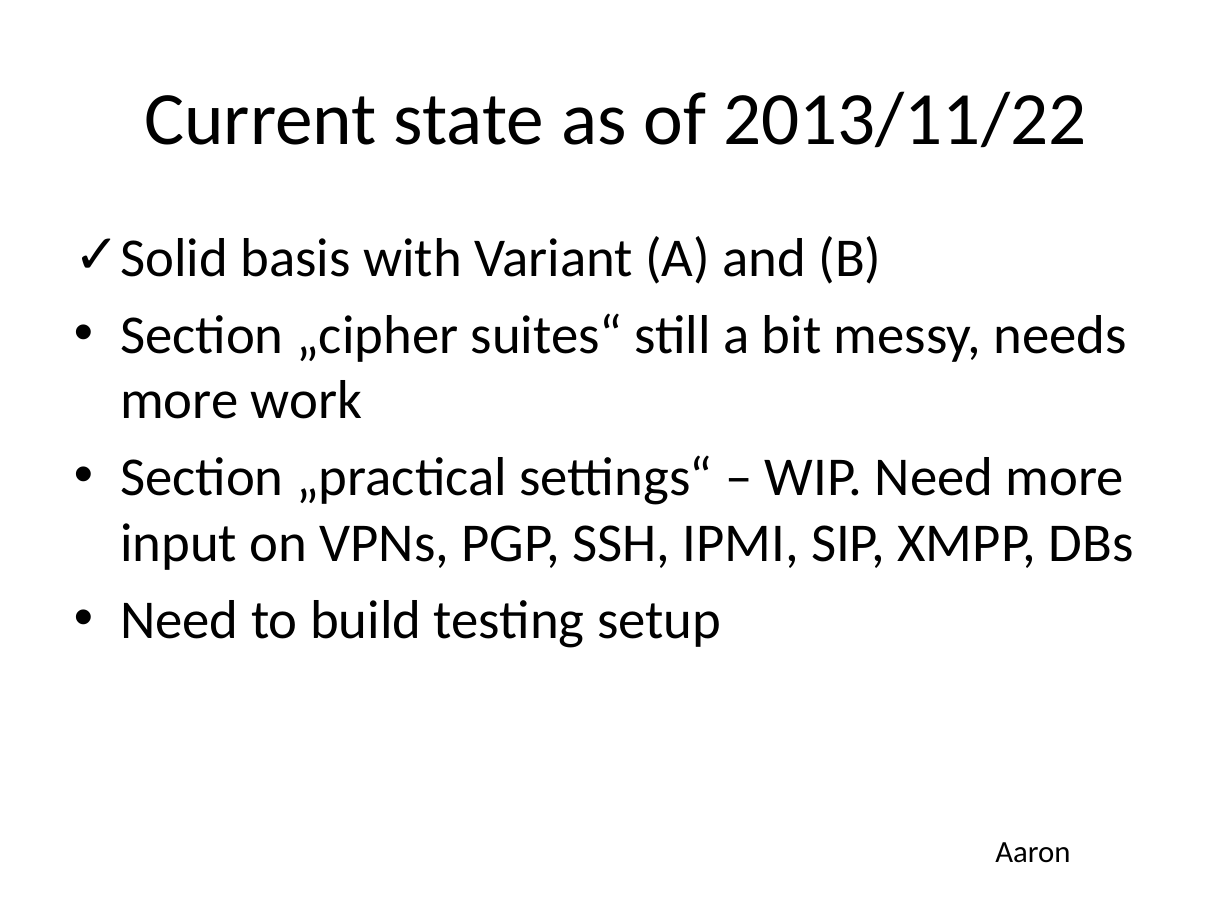
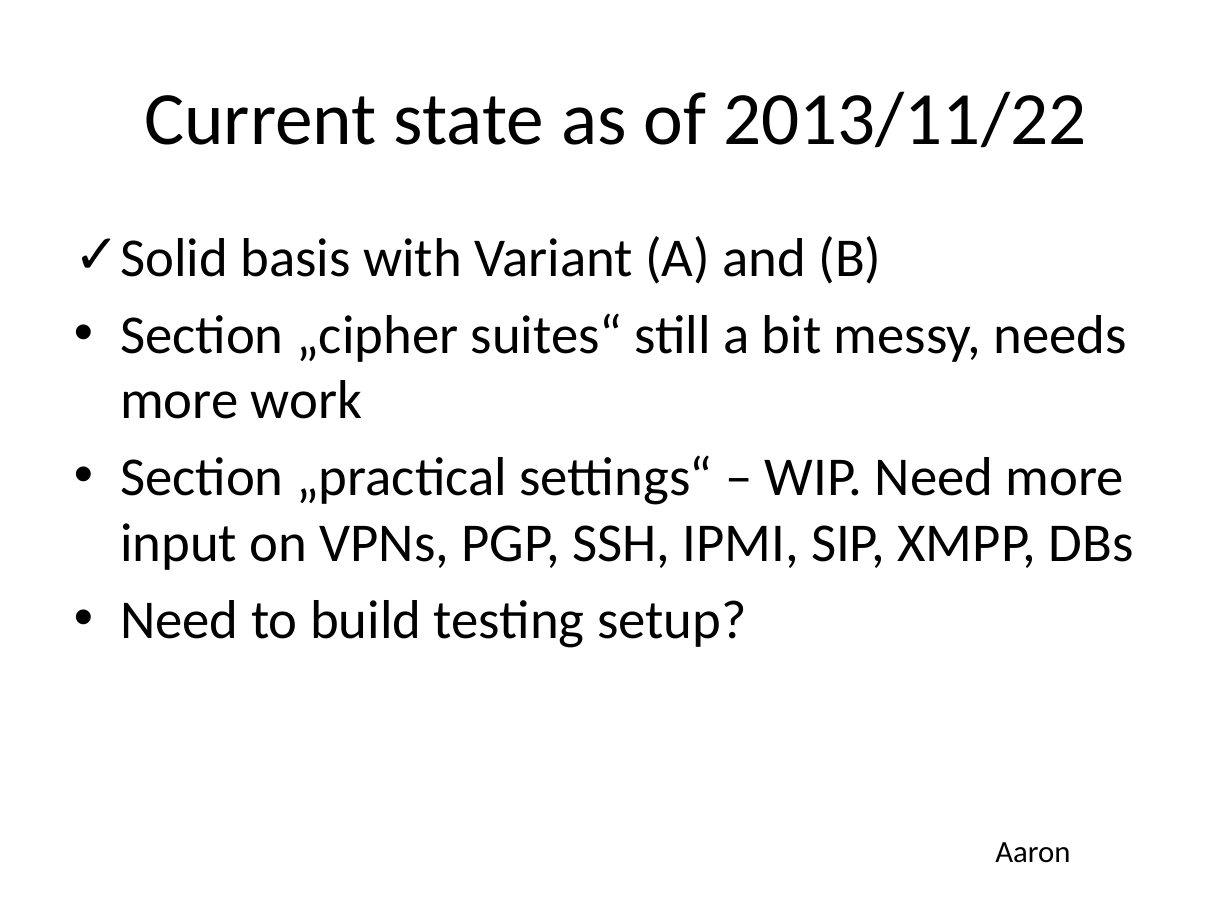
Before and after one commit to BetterCrypto/Applied-Crypto-Hardening, a slide deck: slide 38 of presentations/20131122-Deepsec-ACH project.pptx. Drawn at 1232x924 pixels with LibreOffice and Linux fonts; fonts in the diff are those of the drawing. Boxes give left, top, right and bottom in pixels: in the first picture for what was removed or moved away, otherwise in the second. Text is boxed around its words. In the diff, an @@ line names an element or a change of style, - is before the commit and + after.

```diff
--- a/presentations/20131122-Deepsec-ACH project.pptx
+++ b/presentations/20131122-Deepsec-ACH project.pptx
@@ text at [120,600,747,648]: text changed @@
-• Need to build testing setup
+• Need to build testing setup?
```
Also in this commit, not shown: 5 other slides changed.
